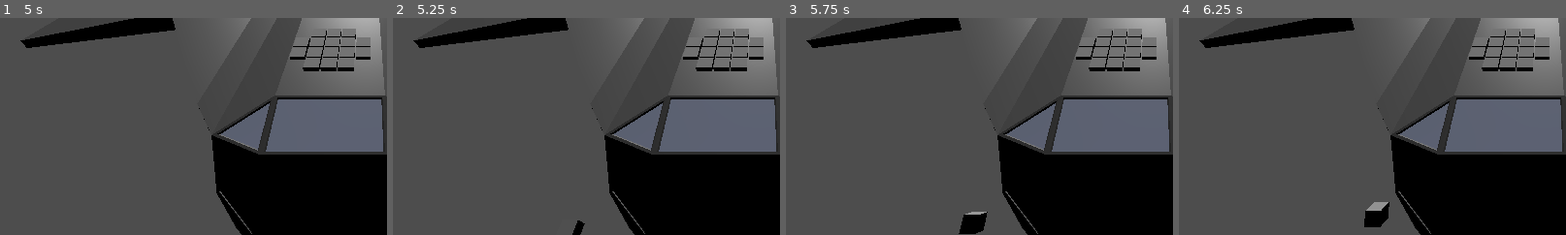
Above: before the commit, frames 1-4 (left to right).
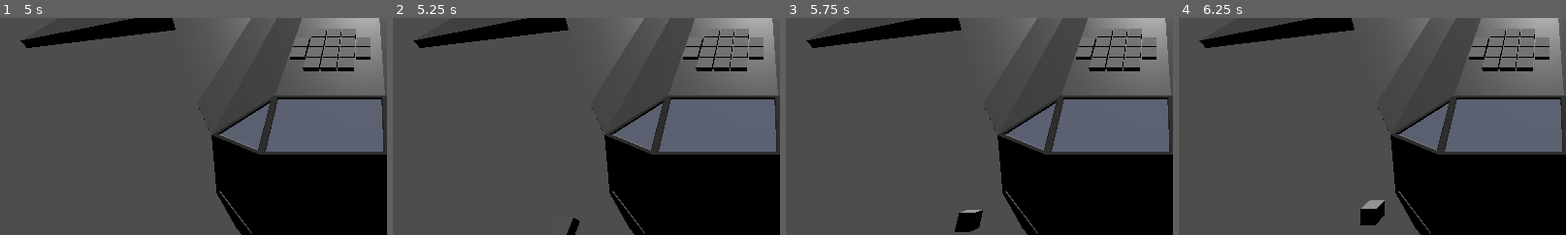
Above: after the commit, the same moments.

Repository: Xwilarg/LudumDare54
Game: Godot game, scene res://Scenes/Main.tscn
The game is run twice, just before and just after one commit, with the same random seed, the same clock (stepped at 60 frames per second) and the same inputs.
Inputs (mouse positions are % of the whole screen's width and height, from its top left):
- Up to frame 1 (5 s): click "Test" at 0.5 s; click "Test" at 1.25 s; click "Test" at 2 s; tap Enter at 2.75, 4.25 s; move the mouse to (72, 45) at 2.77 s; click (72, 45) at 2.92 s; tap Space at 3.5 s; move the mouse to (30, 55) at 3.52 s; click (30, 55) at 3.67 s; move the mouse to (60, 28) at 4.27 s; click (60, 28) at 4.42 s
- Up to frame 2 (5.25 s): tap Space at 5 s; move the mouse to (45, 70) at 5.02 s; click (45, 70) at 5.17 s
- Up to frame 3 (5.75 s): no input
- Up to frame 4 (6.25 s): move the mouse to (80, 65) at 5.77 s; click (80, 65) at 5.92 s
The pictures show only the part of the screen within x 3-53%, y 50-100%; the shares and areas given below are measured in that part.

Frame 1 is identical in both runs. In frame 2, 0.2% of the frame differs, in the area x 44-50%, y 91-100%; in frame 3, 0.4%; in frame 4, 0.4%, in the area x 46-55%, y 83-97%.

Commit message:
Load random cards

Diff:
--- a/Scripts/GameManager.gd
+++ b/Scripts/GameManager.gd
@@ -15,7 +15,7 @@
 func subscribe_button(b: ItemButton) -> void:
 	if len(_cards) == 0:
 		_init_cards()
-	b._curr_card = _cards[0]
+	b._curr_card = _cards[rng.randi_range(0, len(_cards))]
 	_buttons.append(b)
 
 func load_item(item: Card) -> void:
